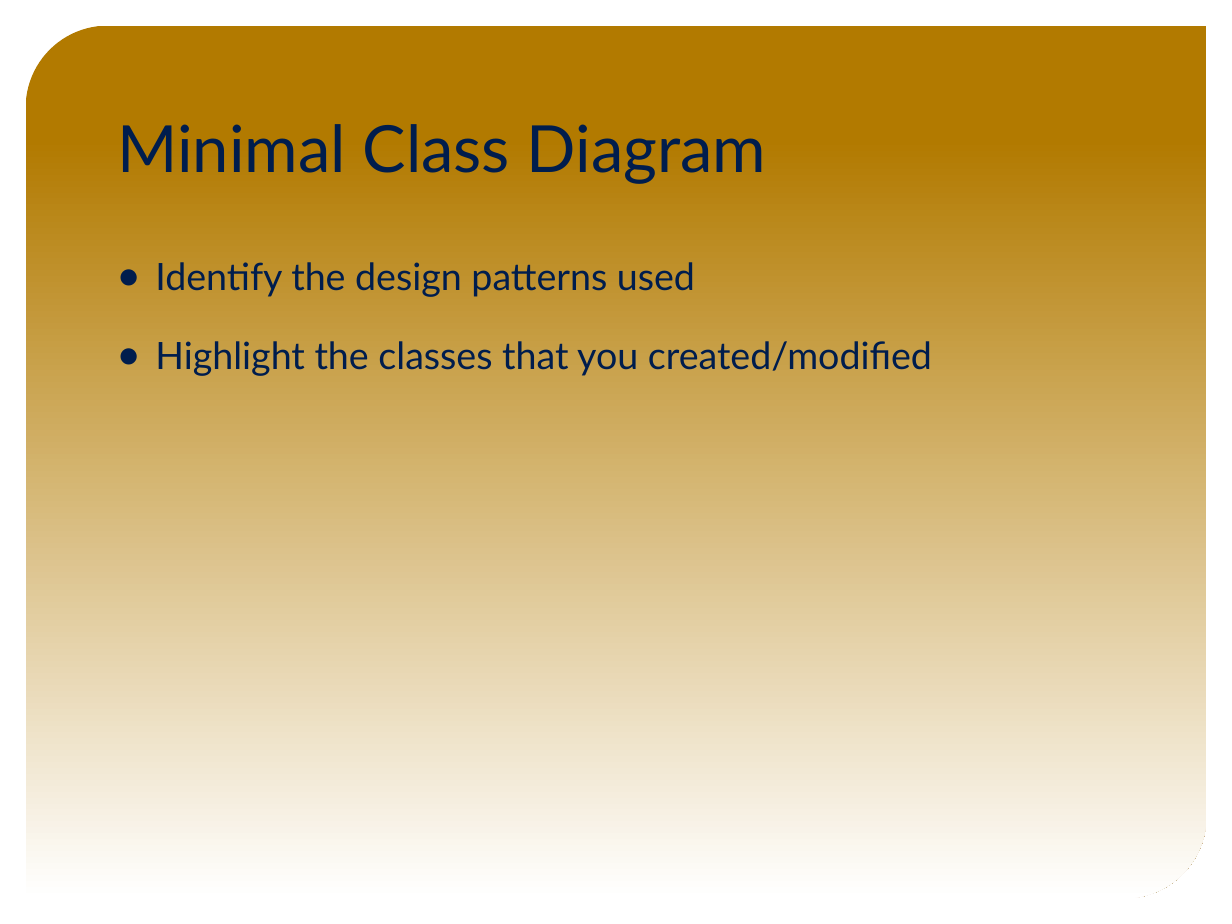
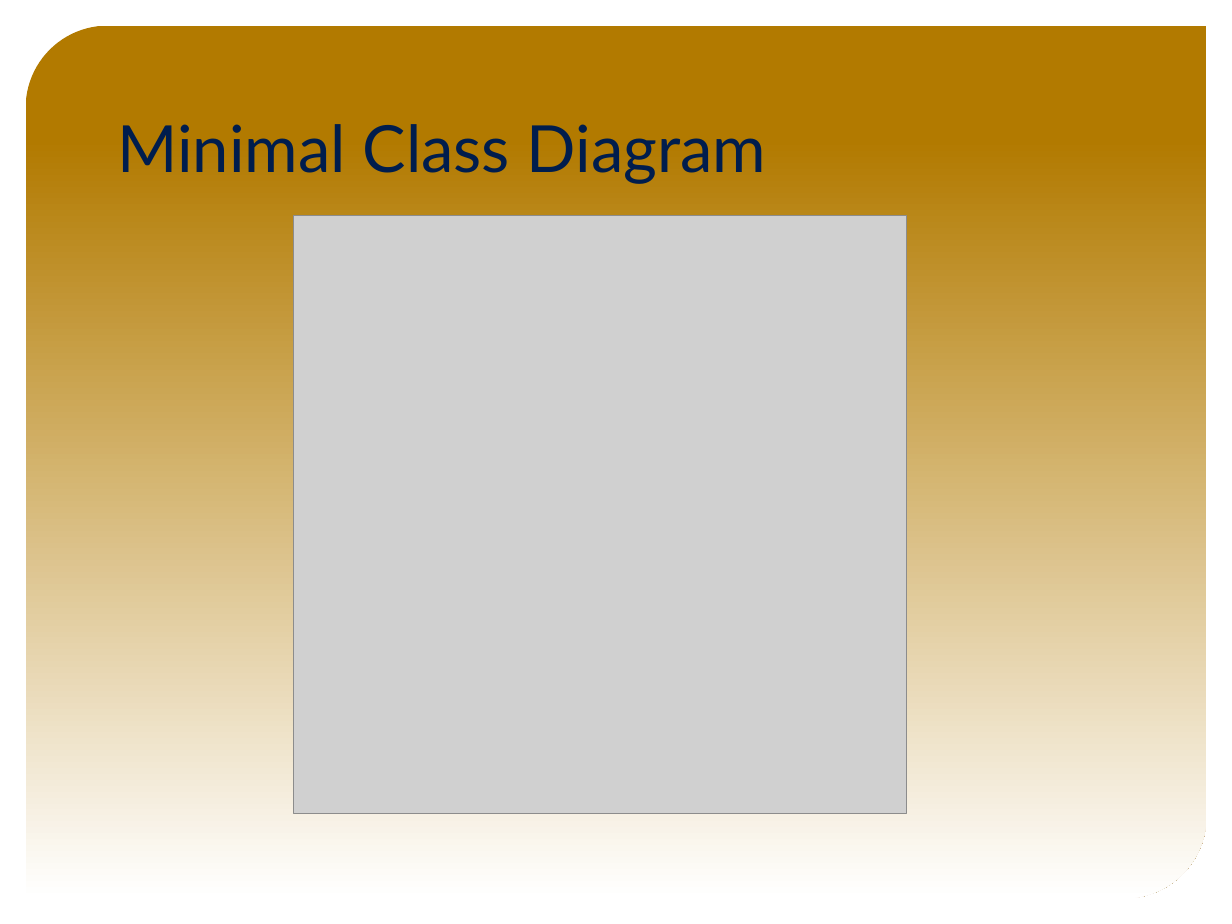
Before and after one commit to FIU-SCIS-Senior-Projects/VIP-Website-7.0, a slide deck: slide 16 of Presentation Slides/Final Presentation Slides.pptx (slide 10 before the commit). Drawn at 1232x924 pixels with LibreOffice and Linux fonts; fonts in the diff are those of the drawing; grey boxes stand for pictures; background and template pictures are left out. Boxes give left, top, right and bottom in pixels: in the first picture for what was removed or moved away, otherwise in the second. Text is boxed around its words. In the diff, an @@ line names an element or a change of style, - is before the commit and + after.

```diff
--- a/Presentation Slides/Final Presentation Slides.pptx
+++ b/Presentation Slides/Final Presentation Slides.pptx
@@ picture added at (x1=293, y1=216, x2=906, y2=813) @@
@@ text removed at (x1=155, y1=262, x2=932, y2=376) @@
-● Identify the design patterns used
-● Highlight the classes that you created/modified
```
Also in this commit, not shown: 5 other slides changed, 11 slides added, 6 slides removed, 1 other file.
